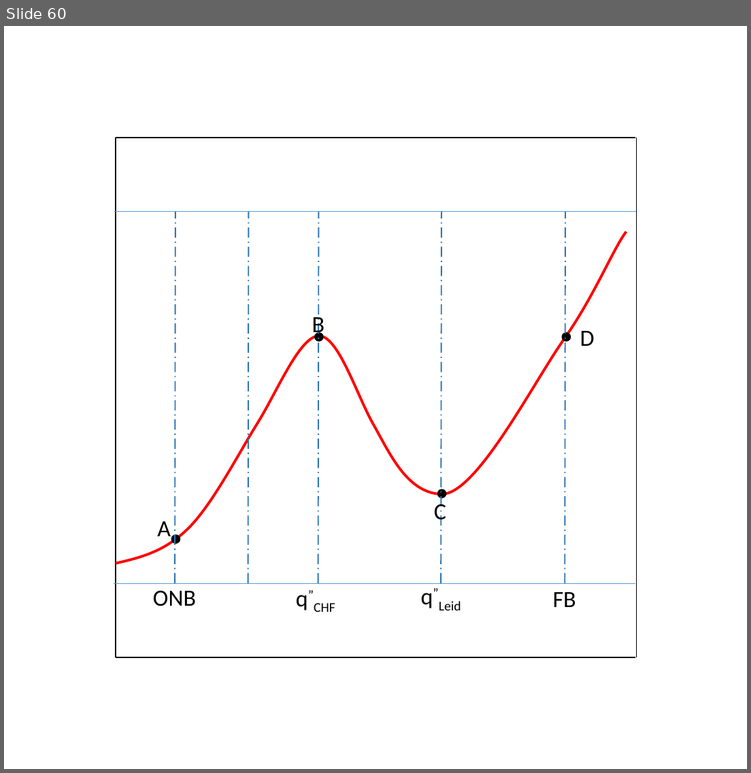
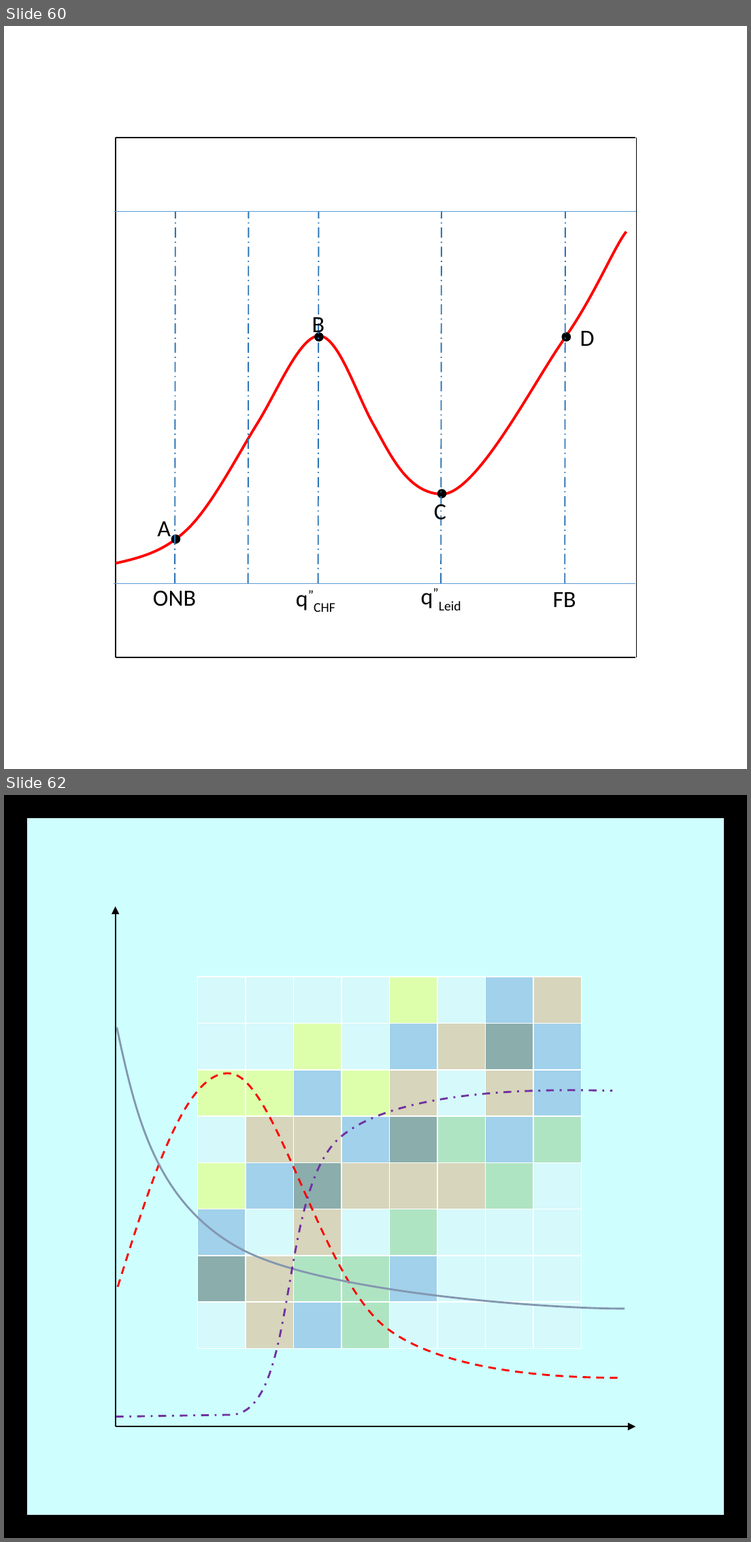
Before and after one commit to ORNL-Modelica/TRANSFORM-Library, a slide deck: TRANSFORM/Resources/Images/Icons.pptm. Shown one above the other, each under a label of ours: slide 60 before the commit, slides 60 and 62 after it; the slides between them are not shown. The pictures are 751x773 and 751x1542 pixels, drawn with LibreOffice and Linux fonts; fonts in the diff are those of the drawing. Boxes give left, top, right and bottom in pixels: in the first picture for what was removed or moved away, otherwise in the second. Text is boxed around its words. In the diff, an @@ line names an element or a change of style, - is before the commit and + after.

```diff
--- a/TRANSFORM/Resources/Images/Icons.pptm
+++ b/TRANSFORM/Resources/Images/Icons.pptm
@@ slide 62 added at <box>4,795,747,1538</box>, background #FFFFFF @@
@@ rectangle added at <box>4,795,747,1538</box>, fill #000000 @@
@@ rectangle added at <box>27,818,723,1514</box>, fill #CEFFFE @@
@@ arrow added from (116, 1426) to (116, 907), #000000 1 pt @@
@@ table added at <box>197,977,583,1349</box>, 8 rows, 8 columns @@
+ |  |  |  |  |  |  | 
+ |  |  |  |  |  |  | 
+ |  |  |  |  |  |  | 
+ |  |  |  |  |  |  | 
+ |  |  |  |  |  |  | 
+ |  |  |  |  |  |  | 
+ |  |  |  |  |  |  | 
+ |  |  |  |  |  |  | 
@@ freeform shape added at <box>116,1027,624,1308</box>, outline #8497B0 1.5 pt @@
@@ freeform shape added at <box>118,1074,621,1378</box>, outline #FF0000 1.5 pt dashed @@
@@ freeform shape added at <box>116,1090,612,1417</box>, outline #7030A0 1.5 pt dashed @@
@@ arrow added from (116, 1426) to (635, 1426), #000000 1 pt @@
```
Also in this commit, not shown: 10 other files.
